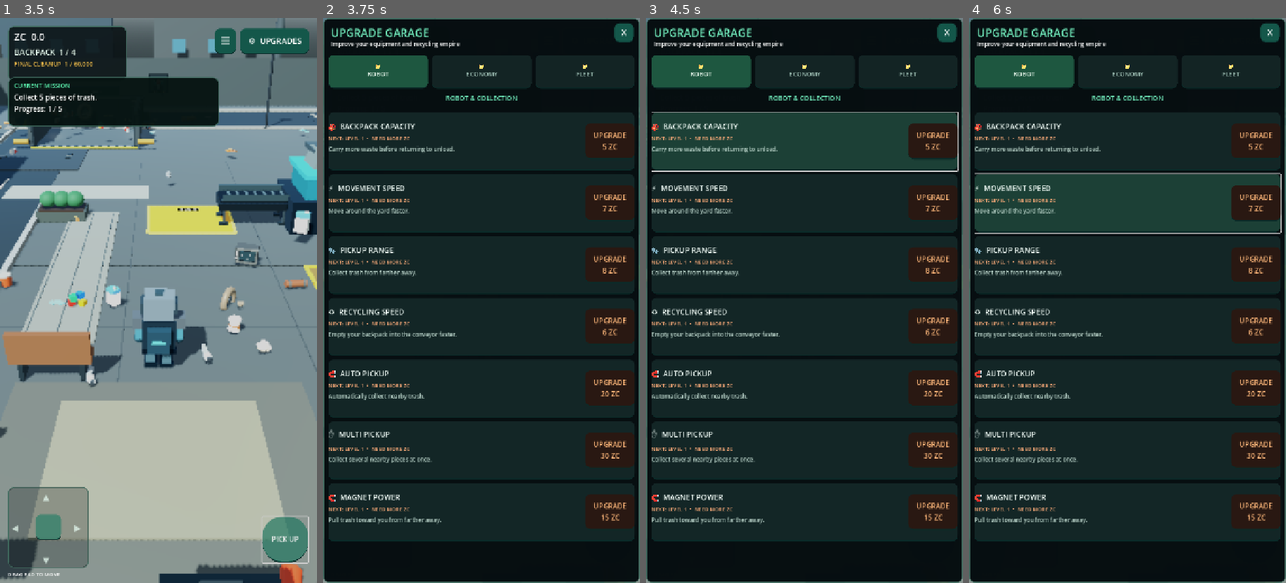
Above: before the commit, frames 1-4 (left to right).
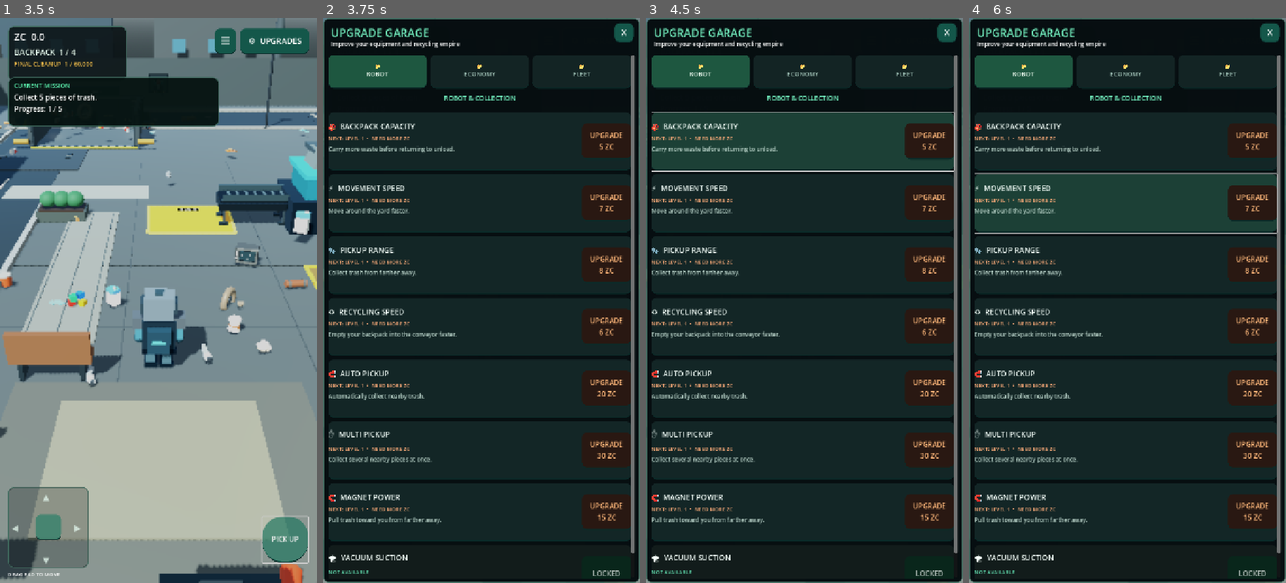
Above: after the commit, the same moments.

Repository: zekainstabot/trash-empire
Game: Godot game, scene res://Scenes/Main.tscn
The game is run twice, just before and just after one commit, with the same random seed, the same clock (stepped at 60 frames per second) and the same inputs.
Inputs (mouse positions are in pixels of both pictures, inside the frame that each line leads up to):
- Up to frame 1 (3.5 s): click "▶ PLAY" at 0.5 s; move the mouse to (142, 413) at 1.27 s; hold W (move_forward) 1.28-2 s; click (142, 413) at 1.42 s; drag from (253, 385) to (142, 413) at 2.02 s; click "PICK UP" at 2.75 s
- Up to frame 2 (3.75 s): click "⚙ UPGRADES" at 3.5 s
- Up to frame 3 (4.5 s): click (804, 142) at 4.27 s
- Up to frame 4 (6 s): click (1124, 142) at 5.02 s; click (1127, 204) at 5.77 s

Frame 1 is identical in both runs. In frame 2, 2.7% of the frame differs, in the area x 1-99%, y 6-99%; in frame 3, 2.8%; in frame 4, 2.8%.

Commit message:
Add upgradeable vacuum suction equipment after magnet

Diff:
--- a/Scripts/main.gd
+++ b/Scripts/main.gd
@@ -25,6 +25,8 @@
 var luck_upgrade_level := 1
 var rare_drop_upgrade_level := 0
 var magnet_power_level := 1
+var suction_level := 0
+var suction_tool: Node3D
 var drone_level := 0
 var drone_timer := 0.0
 var helper_drones: Array[Node3D] = []
@@ -1075,6 +1077,16 @@
 	_add_robot_box(magnet_tool, "MagnetRightPole", Vector3(0.12, -0.14, 0), Vector3(0.10, 0.22, 0.16), Color(0.18, 0.42, 0.92))
 	_add_robot_box(magnet_tool, "MagnetGrip", Vector3(0, 0.10, 0), Vector3(0.12, 0.10, 0.18), Color(0.65, 0.72, 0.73))
 	magnet_tool.visible = auto_pickup_level > 0 or magnet_power_level > 1
+
+	# Separate vacuum attachment on the opposite arm, unlocked by suction upgrades.
+	suction_tool = Node3D.new()
+	suction_tool.name = "ArmMountedVacuum"
+	suction_tool.position = Vector3(0.0, -0.53, -0.08)
+	robot_left_arm.add_child(suction_tool)
+	_add_robot_box(suction_tool, "VacuumMotor", Vector3(0, -0.02, 0.02), Vector3(0.24, 0.25, 0.28), Color(0.12, 0.22, 0.25))
+	_add_robot_box(suction_tool, "VacuumTube", Vector3(0, -0.10, -0.20), Vector3(0.13, 0.12, 0.34), Color(0.48, 0.58, 0.59))
+	_add_robot_box(suction_tool, "VacuumMouth", Vector3(0, -0.12, -0.40), Vector3(0.34, 0.16, 0.12), Color(0.10, 0.75, 0.68))
+	suction_tool.visible = suction_level > 0
 	robot_left_leg = _robot_leg(robot_visual, "LeftLeg", Vector3(-0.20, 0.52, 0))
 	robot_right_leg = _robot_leg(robot_visual, "RightLeg", Vector3(0.20, 0.52, 0))
 	_build_helper_drones()
@@ -1445,6 +1457,7 @@
 	luck_upgrade_level = 1
 	rare_drop_upgrade_level = 0
 	magnet_power_level = 1
+	suction_level = 0
 	drone_level = 0
 	dispatch_upgrade_level = 0
 	city_truck_upgrade_level = 0
@@ -1530,14 +1543,14 @@
 
 func _build_skill_tree(parent: Control) -> void:
 	var categories := [
-		{"title":"ROBOT & COLLECTION","folder":"📁\nROBOT","branches":["capacity","speed","range","unload","auto","bulk_pickup","magnet_power"]},
+		{"title":"ROBOT & COLLECTION","folder":"📁\nROBOT","branches":["capacity","speed","range","unload","auto","bulk_pickup","magnet_power","suction"]},
 		{"title":"RECYCLING & ECONOMY","folder":"📁\nECONOMY","branches":["technology","value","supply","luck","rare_drops","respawn"]},
 		{"title":"AUTOMATION & FLEET","folder":"📁\nFLEET","branches":["drones","city_truck","city_fleet","dispatch","fleet","truck_capacity","packaging"]}
 	]
 	var titles := {
 		"capacity":"BACKPACK CAPACITY","speed":"MOVEMENT SPEED","range":"PICKUP RANGE","unload":"RECYCLING SPEED",
 		"technology":"TECHNOLOGY","value":"TRASH VALUE","supply":"TRASH SUPPLY","auto":"AUTO PICKUP",
-		"bulk_pickup":"MULTI PICKUP","respawn":"AUTO RESPAWN","luck":"LUCKY FINDS","rare_drops":"SILVER & GOLD FINDS","magnet_power":"MAGNET POWER",
+		"bulk_pickup":"MULTI PICKUP","respawn":"AUTO RESPAWN","luck":"LUCKY FINDS","rare_drops":"SILVER & GOLD FINDS","magnet_power":"MAGNET POWER","suction":"VACUUM SUCTION",
 		"drones":"HELPER DRONES","city_truck":"CITY TRUCK FREQUENCY","city_fleet":"HIRE CITY TRUCKS","dispatch":"TRUCK FREQUENCY",
 		"fleet":"HIRE TRUCKS","truck_capacity":"TRUCK CAPACITY","packaging":"PACKAGING SPEED"
 	}
@@ -1555,6 +1568,7 @@
 		"luck":"Improve your chance of finding valuable items.",
 		"rare_drops":"Increase silver and gold item drop chances.",
 		"magnet_power":"Pull trash toward you from farther away.",
+		"suction":"Unlock an arm-mounted vacuum. Each upgrade increases suction reach and pull speed.",
 		"drones":"Add helper drones that collect trash for you.",
 		"city_truck":"Make city garbage trucks arrive more often.",
 		"city_fleet":"Add more city trucks to deliver larger loads.",
@@ -1696,7 +1710,10 @@
 		_set_message("Another upgrade is already being processed. Please wait.")
 		return
 	if not _skill_branch_unlocked(branch):
-		_set_message("This upgrade is not available yet.")
+		if branch == "suction":
+			_set_message("Upgrade MAGNET POWER once to unlock VACUUM SUCTION.")
+		else:
+			_set_message("This upgrade is not available yet.")
 		return
 	var next_level := _skill_level(branch) + 1
 	if next_level > 3:
@@ -1729,6 +1746,7 @@
 		"luck": return Color(0.92, 0.72, 0.20)
 		"rare_drops": return Color(0.92, 0.78, 0.30)
 		"magnet_power": return Color(0.20, 0.78, 0.88)
+		"suction": return Color(0.12, 0.82, 0.70)
 		"drones": return Color(0.65, 0.78, 0.30)
 		"city_truck": return Color(0.95, 0.72, 0.18)
 		"city_fleet": return Color(0.82, 0.58, 0.24)
@@ -1753,6 +1771,7 @@
 		"luck": return "🍀"
 		"rare_drops": return "🥇"
 		"magnet_power": return "🧲"
+		"suction": return "🌪"
 		"drones": return "🚁"
 		"city_truck": return "🚛"
 		"city_fleet": return "🚚"
@@ -1815,6 +1834,7 @@
 		"luck": return luck_upgrade_level - 1
 		"rare_drops": return rare_drop_upgrade_level
 		"magnet_power": return magnet_power_level - 1
+		"suction": return suction_level
 		"drones": return drone_level
 		"city_truck": return city_truck_upgrade_level
 		"city_fleet": return city_fleet_upgrade_level
@@ -1824,8 +1844,10 @@
 		"packaging": return packaging_upgrade_level
 	return 0
 
-func _skill_branch_unlocked(_branch: String) -> bool:
-	# Every upgrade category is available from the beginning; progression is by price and level only.
+func _skill_branch_unlocked(branch: String) -> bool:
+	# Vacuum equipment becomes available after the magnet has been upgraded once.
+	if branch == "suction":
+		return magnet_power_level >= 2
 	return true
 
 func _purchase_skill_node(branch: String, level: int) -> void:
@@ -1851,6 +1873,7 @@
 		"luck": await _upgrade_luck()
 		"rare_drops": await _upgrade_rare_drops()
 		"magnet_power": await _upgrade_magnet_power()
+		"suction": await _upgrade_suction()
 		"drones": await _upgrade_drones()
 		"city_truck": await _upgrade_city_truck_frequency()
 		"city_fleet": await _upgrade_city_fleet()
@@ -1862,7 +1885,7 @@
 	_refresh_upgrade_prices()
 
 func _refresh_upgrade_prices() -> void:
-	var base_costs := {"capacity":5.0,"speed":7.0,"unload":6.0,"range":8.0,"technology":8.0,"value":12.0,"supply":6.0,"auto":20.0,"luck":6.0,"magnet_power":15.0,"drones":25.0,"city_truck":35.0,"city_fle …(129 unchanged characters)…
+	var base_costs := {"capacity":5.0,"speed":7.0,"unload":6.0,"range":8.0,"technology":8.0,"value":12.0,"supply":6.0,"auto":20.0,"luck":6.0,"magnet_power":15.0,"suction":35.0,"drones":25.0,"city_truck":35.0,"city_fle …(129 unchanged characters)…
 	for node in skill_node_data:
 		var branch := String(node.branch)
 		var current := _skill_level(branch)
@@ -2076,7 +2099,7 @@
 		_set_message("Get closer to trash that fits in your backpack.")
 
 func _process_auto_pickup(delta: float) -> void:
-	if auto_pickup_level <= 0 or not is_instance_valid(player) or carried >= capacity:
+	if (auto_pickup_level <= 0 and suction_level <= 0) or not is_instance_valid(player) or carried >= capacity:
 		auto_pickup_timer = 0.0
 		auto_pickup_scan_timer = 0.0
 		auto_pickup_target = null
@@ -2089,7 +2112,7 @@
 	if not target_is_registered or auto_pickup_target.get_meta("drone_reserved", -1) != -1 or auto_pickup_scan_timer <= 0.0:
 		auto_pickup_target = null
 		auto_pickup_scan_timer = 0.12
-		var magnet_range := collection_range + 1.2 + float(auto_pickup_level - 1) * 0.85 + float(magnet_power_level - 1) * 0.7
+		var magnet_range := collection_range + 1.2 + float(maxi(auto_pickup_level - 1, 0)) * 0.85 + float(magnet_power_level - 1) * 0.7 + float(suction_level) * 0.85
 		var best_distance := magnet_range
 		var player_xz := Vector2(player.global_position.x, player.global_position.z)
 		for item in trash_nodes:
@@ -2120,7 +2143,7 @@
 		auto_pickup_timer = 0.0
 		return
 
-	var pull_speed := 2.8 + float(auto_pickup_level - 1) * 0.65 + float(magnet_power_level - 1) * 1.1
+	var pull_speed := 2.8 + float(maxi(auto_pickup_level - 1, 0)) * 0.65 + float(magnet_power_level - 1) * 1.1 + float(suction_level) * 1.5
 	var pickup_point := Vector3(player.global_position.x, auto_pickup_target.global_position.y, player.global_position.z)
 	var item_xz := Vector2(auto_pickup_target.global_position.x, auto_pickup_target.global_position.z)
 	var pickup_xz := Vector2(pickup_point.x, pickup_point.z)
@@ -2140,7 +2163,7 @@
 	if is_instance_valid(picked) and trash_nodes.has(picked) and _pickup_trash_item(picked):
 		_update_ui()
 		_save_game()
-		_set_message("AUTO MAGNET  +1")
+		_set_message("VACUUM SUCTION  +1" if suction_level > 0 else "AUTO MAGNET  +1")
 	elif carried < capacity:
 		# If another system claimed the piece during the final pickup frame,
 		# the next scan immediately chooses a fresh available item.
@@ -2509,6 +2532,24 @@
 	_save_game()
 	_set_message("Magnet pull power increased!")
 
+func _upgrade_suction() -> void:
+	if suction_level >= 3:
+		_set_message("Vacuum suction is already at maximum.")
+		return
+	var cost := _upgrade_cost(35.0, suction_level + 1)
+	if money < cost:
+		_set_message("You need %.1f ZC to complete this purchase." % cost)
+		return
+	if not await _pay_gradually(cost):
+		return
+	suction_level = mini(suction_level + 1, 3)
+	if is_instance_valid(suction_tool):
+		suction_tool.visible = true
+	_update_ui()
+	_refresh_upgrade_prices()
+	_save_game()
+	_set_message("Vacuum upgraded! Suction range and power increased.")
+
 func _upgrade_trash_value() -> void:
 	var cost := _upgrade_cost(12.0, trash_value_upgrade_level)
 	if money < cost:
@@ -2751,6 +2792,7 @@
 	save.set_value("progress", "luck_level", luck_upgrade_level)
 	save.set_value("progress", "rare_drop_level", rare_drop_upgrade_level)
 	save.set_value("progress", "magnet_power_level", magnet_power_level)
+	save.set_value("progress", "suction_level", suction_level)
 	save.set_value("progress", "drone_level", drone_level)
 	save.set_value("progress", "dispatch_upgrade_level", dispatch_upgrade_level)
 	save.set_value("progress", "city_truck_upgrade_level", city_truck_upgrade_level)
@@ -2787,6 +2829,7 @@
 	luck_upgrade_level = int(save.get_value("progress", "luck_level", 1))
 	rare_drop_upgrade_level = clampi(int(save.get_value("progress", "rare_drop_level", 0)), 0, 3)
 	magnet_power_level = int(save.get_value("progress", "magnet_power_level", 1))
+	suction_level = clampi(int(save.get_value("progress", "suction_level", 0)), 0, 3)
 	drone_level = clampi(int(save.get_value("progress", "drone_level", 0)), 0, 3)
 	dispatch_upgrade_level = clampi(int(save.get_value("progress", "dispatch_upgrade_level", 0)), 0, 3)
 	city_truck_upgrade_level = clampi(int(save.get_value("progress", "city_truck_upgrade_level", 0)), 0, 3)
